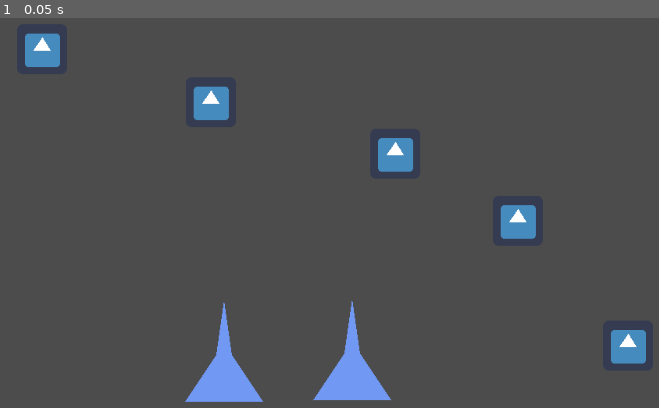
Above: before the commit, frame 1.
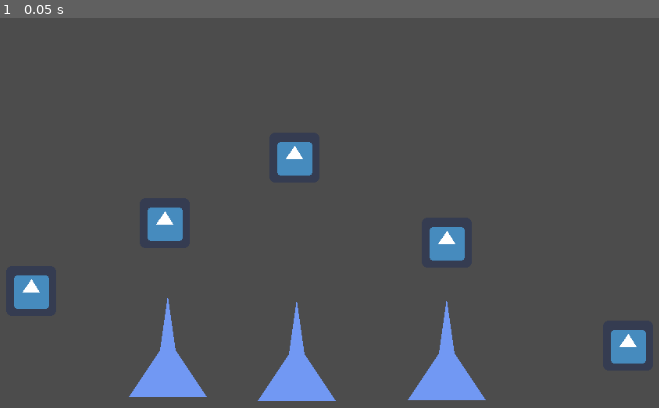
Above: after the commit, the same moment.

Repository: outerspace-probes/vcstest
Game: Godot game, scene res://Main.tscn
Two runs of this game, one before a commit and one after it. Both use one fixed random seed, a clock stepped at 60 frames per second and the inputs below. The engine's default icon, where the game draws it, is replaced by a stand-in: a white triangle on a blue panel in a dark square.
Inputs:
- Up to frame 1 (0.05 s): no input

The runs differ from the first frame. In frame 1, 8.7% of the frame differs, in the area x 2-82%, y 3-99%.

Commit message:
reposition players

Diff:
--- a/Main.tscn
+++ b/Main.tscn
@@ -5,11 +5,11 @@
 [node name="Main" type="Node"]
 
 [node name="Player" type="Sprite" parent="."]
-position = Vector2( 123, 90 )
+position = Vector2( 109, 400 )
 texture = ExtResource( 1 )
 
 [node name="Player2" type="Sprite" parent="."]
-position = Vector2( 339, 158 )
+position = Vector2( 280, 313 )
 texture = ExtResource( 1 )
 
 [node name="Player3" type="Sprite" parent="."]
@@ -17,19 +17,24 @@
 texture = ExtResource( 1 )
 
 [node name="Player4" type="Sprite" parent="."]
-position = Vector2( 575, 224 )
+position = Vector2( 446, 229 )
 texture = ExtResource( 1 )
 
 [node name="Player5" type="Sprite" parent="."]
-position = Vector2( 732, 310 )
+position = Vector2( 641, 338 )
 texture = ExtResource( 1 )
 
 [node name="Polygon2D" type="Polygon2D" parent="."]
-position = Vector2( 520, 470 )
+position = Vector2( 284, 466 )
 color = Color( 0.447059, 0.6, 0.956863, 1 )
 polygon = PoolVector2Array( -50, 70, 50, 70, 10, 10, 0, -60, -10, 10 )
 
 [node name="Polygon2D2" type="Polygon2D" parent="."]
-position = Vector2( 356, 472 )
+position = Vector2( 449, 471 )
 color = Color( 0.447059, 0.6, 0.956863, 1 )
 polygon = PoolVector2Array( -50, 70, 50, 70, 10, 10, 0, -60, -10, 10 )
+
+[node name="Polygon2D3" type="Polygon2D" parent="."]
+position = Vector2( 641, 470 )
+color = Color( 0.447059, 0.6, 0.956863, 1 )
+polygon = PoolVector2Array( -50, 70, 50, 70, 10, 10, 0, -60, -10, 10 )
